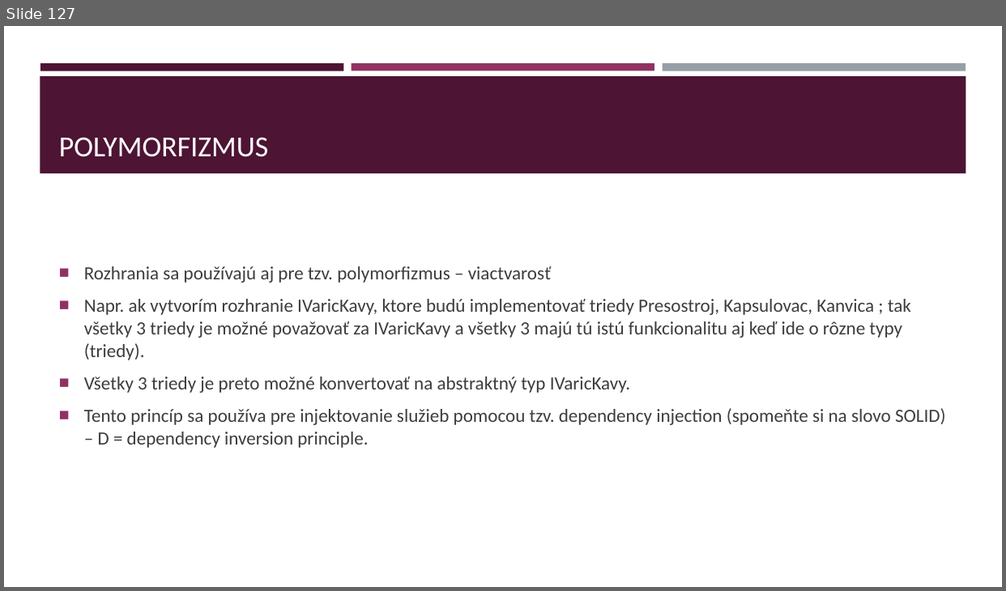
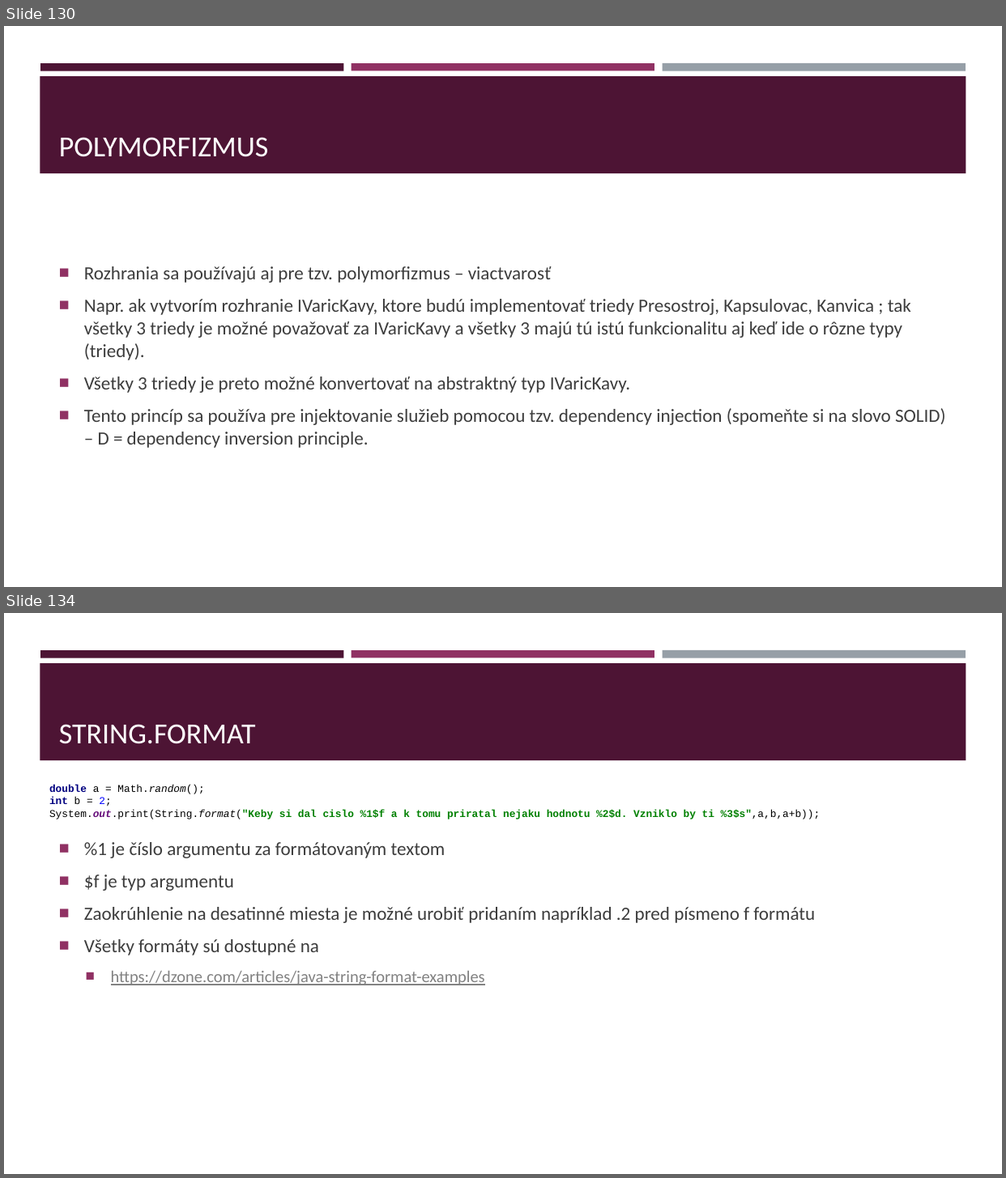
Before and after one commit to gasparv/java-class-basics, a slide deck: JavaZaklady-skolenie.pptx. Shown one above the other, each under a label of ours: slide 127 before the commit, slides 130 and 134 after it; the slides between them are not shown. The pictures are 1006x591 and 1006x1178 pixels, drawn with LibreOffice and Linux fonts; fonts in the diff are those of the drawing. Boxes give left, top, right and bottom in pixels: in the first picture for what was removed or moved away, otherwise in the second. Text is boxed around its words. In the diff, an @@ line names an element or a change of style, - is before the commit and + after.

```diff
--- a/JavaZaklady-skolenie.pptx
+++ b/JavaZaklady-skolenie.pptx
@@ slide 134 added at (4,613,1002,1174), background #FFFFFF; not listed: 4 template elements that a slide beside it also shows @@
@@ title added at (59,724,256,744), 28 pt, text #FFFFFF @@
+STRING.FORMAT
@@ text added at (49,785,820,820), 10 pt, text #008000, bold @@
+double a = Math.random();
+int b = 2;
+System.out.print(String.format("Keby si dal cislo %1$f a k tomu priratal nejaku hodnotu %2$d. Vzniklo by ti %3$s",a,b,a+b));
@@ text added at (84,842,815,986), 18 pt, text #3D3D3D @@
+■ %1 je číslo argumentu za formátovaným textom
+■ $f je typ argumentu
+■ Zaokrúhlenie na desatinné miesta je možné urobiť pridaním napríklad .2 pred písmeno f formátu
+■ Všetky formáty sú dostupné na
+  ■ https://dzone.com/articles/java-string-format-examples
@@ what was slide 127 is now slide 130 @@
```
Also in this commit, not shown: 7 slides changed, 22 other slides added.
